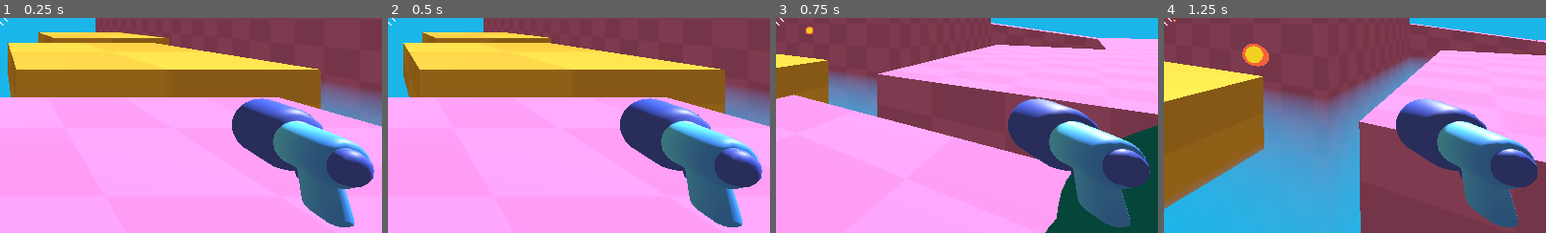
Above: before the commit, frames 1-4 (left to right).
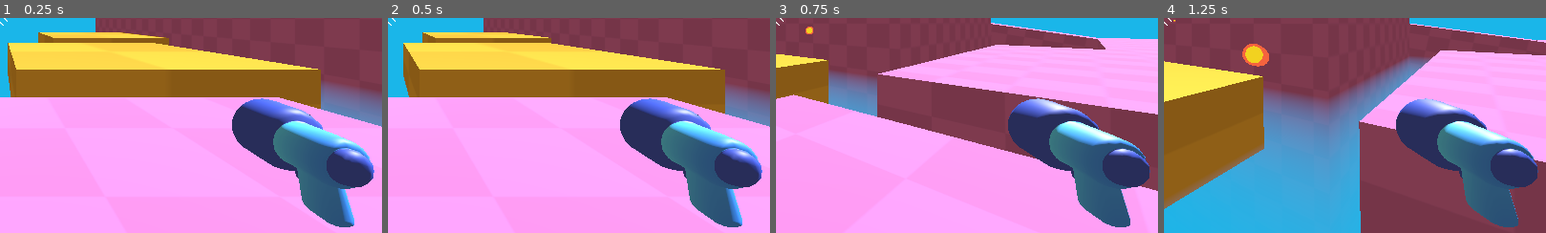
Above: after the commit, the same moments.

Repository: YvanDesPatates/Jelly_Belly_3D
Game: Godot game, scene res://level/game.tscn
Two runs of this game, one before a commit and one after it. Both use one fixed random seed, a clock stepped at 60 frames per second and the inputs below.
Inputs (mouse positions are % of the whole screen's width and height, from its top left):
- Up to frame 1 (0.25 s): no input
- Up to frame 2 (0.5 s): no input
- Up to frame 3 (0.75 s): move the mouse to (55, 50) at 0.52 s; press the mouse at (55, 50) at 0.53 s; hold W (move_forward) from 0.53 s (still down)
- Up to frame 4 (1.25 s): keep holding W (move_forward); tap Space (jump) at 0.77 s
The pictures show only the part of the screen within x 50-100%, y 50-100%; the shares and areas given below are measured in that part.

Frames 1-2 are identical in both runs. In frame 3, 5.1% of the frame differs, in the area x 70-100%, y 49-100%; in frame 4, nothing differs.

Commit message:
enemmies dies

Diff:
--- a/level/game.tscn
+++ b/level/game.tscn
@@ -4,7 +4,6 @@
 [ext_resource type="Material" uid="uid://dfvkl4a7xs4y" path="res://level/purple_ground.tres" id="2_hjeur"]
 [ext_resource type="Material" uid="uid://bxdrynee85yt1" path="res://level/yellow_platform.tres" id="3_l5ub2"]
 [ext_resource type="Script" uid="uid://vqfuouvfka5p" path="res://level/MoovingPlateform.gd" id="4_l5ub2"]
-[ext_resource type="PackedScene" uid="uid://cy48d7vcv2jyb" path="res://mob/ennemy.tscn" id="5_l5ub2"]
 [ext_resource type="Script" uid="uid://qn138cn5r048" path="res://mob/spawners_manager.gd" id="6_8jqrf"]
 [ext_resource type="PackedScene" uid="uid://dqif2r4xg7gkr" path="res://mob/spawner.tscn" id="6_to0a4"]
 
@@ -248,9 +247,6 @@
 size = Vector3(27, 22, 48)
 material = ExtResource("2_hjeur")
 
-[node name="Ennemy" parent="." unique_id=730489655 instance=ExtResource("5_l5ub2")]
-transform = Transform3D(1, 0, 0, 0, 1, 0, 0, 0, 1, -0.03584099, 0.5, 3.8958793)
-
 [node name="SpawnersManager" type="Node" parent="." unique_id=624069427]
 script = ExtResource("6_8jqrf")
 
--- a/mob/ennemy.gd
+++ b/mob/ennemy.gd
@@ -2,8 +2,10 @@
 
 @onready var animation_player: AnimationPlayer = %AnimationPlayer
 @onready var player: Node3D = get_node("/root/Game/Player")
+@onready var GAME: Node3D = get_node("/root/Game")
 
 const SPEED = 3
+var life = 4
 
 func _integrate_forces(state: PhysicsDirectBodyState3D) -> void:
 	look_at(player.global_position)
@@ -11,4 +13,12 @@
 
 
 func take_damage():
-	animation_player.play("hurt")
+	life -= 1
+	if life == 0:
+		queue_free()
+		const SMOKE_PUFF = preload("uid://cjk3frr43yesb")
+		var smoke: Node3D = SMOKE_PUFF.instantiate()
+		smoke.global_position = global_position
+		GAME.add_child(smoke)
+	else :
+		animation_player.play("hurt")
--- a/mob/smoke_puff/material/inner_smoke.tres
+++ b/mob/smoke_puff/material/inner_smoke.tres
@@ -10,8 +10,8 @@
 shader_parameter/progress = 0.0
 shader_parameter/smoothness = 0.01
 shader_parameter/ease = 2.0
-shader_parameter/base_scale = 1.1
-shader_parameter/deformation_scale = 1.0
-shader_parameter/texture_offset = 0.1
-shader_parameter/fresnel_offset = 0.5
-shader_parameter/global_alpha = 0.0
+shader_parameter/base_scale = 0.0
+shader_parameter/deformation_scale = 0.19999999999708962
+shader_parameter/texture_offset = 0.0
+shader_parameter/fresnel_offset = 1.0
+shader_parameter/global_alpha = 1.0
--- a/mob/smoke_puff/material/outer_smoke.tres
+++ b/mob/smoke_puff/material/outer_smoke.tres
@@ -7,9 +7,9 @@
 render_priority = 0
 shader = ExtResource("1_0emiy")
 shader_parameter/albedo = Color(0.937255, 0.698039, 1, 1)
-shader_parameter/progress = 1.8
-shader_parameter/smoothness = 0.1
-shader_parameter/ease = 3.0
-shader_parameter/base_scale = 1.2
-shader_parameter/deformation_scale = 1.5
-shader_parameter/texture_offset = -0.5
+shader_parameter/progress = 0.0
+shader_parameter/smoothness = 0.2
+shader_parameter/ease = 1.0
+shader_parameter/base_scale = 0.0
+shader_parameter/deformation_scale = 0.0
+shader_parameter/texture_offset = 0.0
